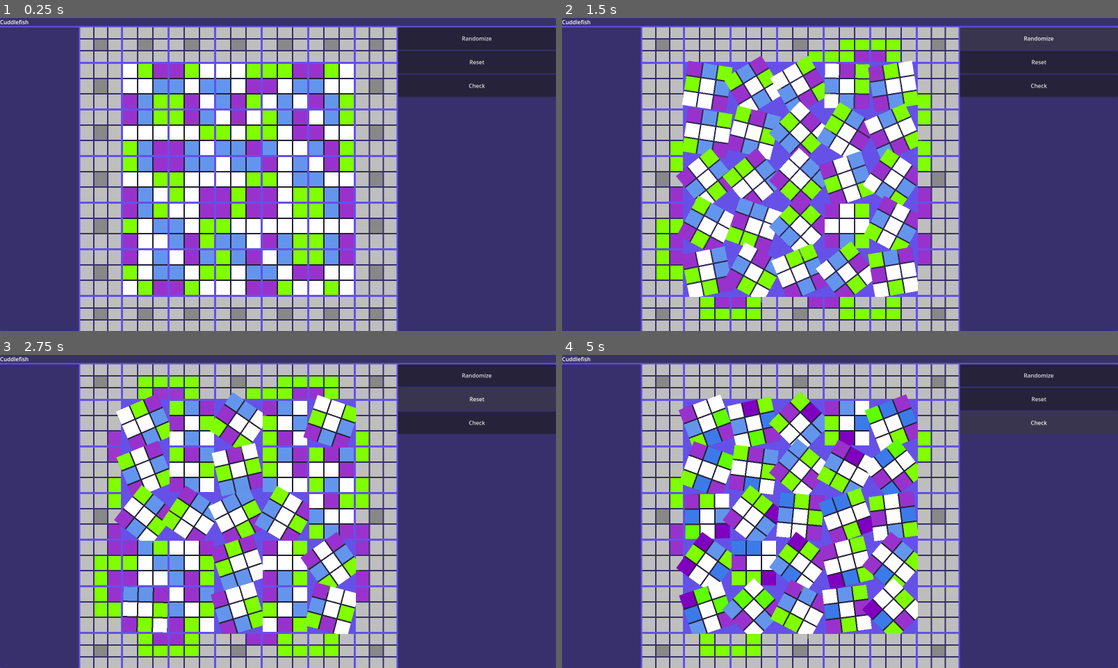
Above: before the commit, frames 1-4 (two rows, left to right).
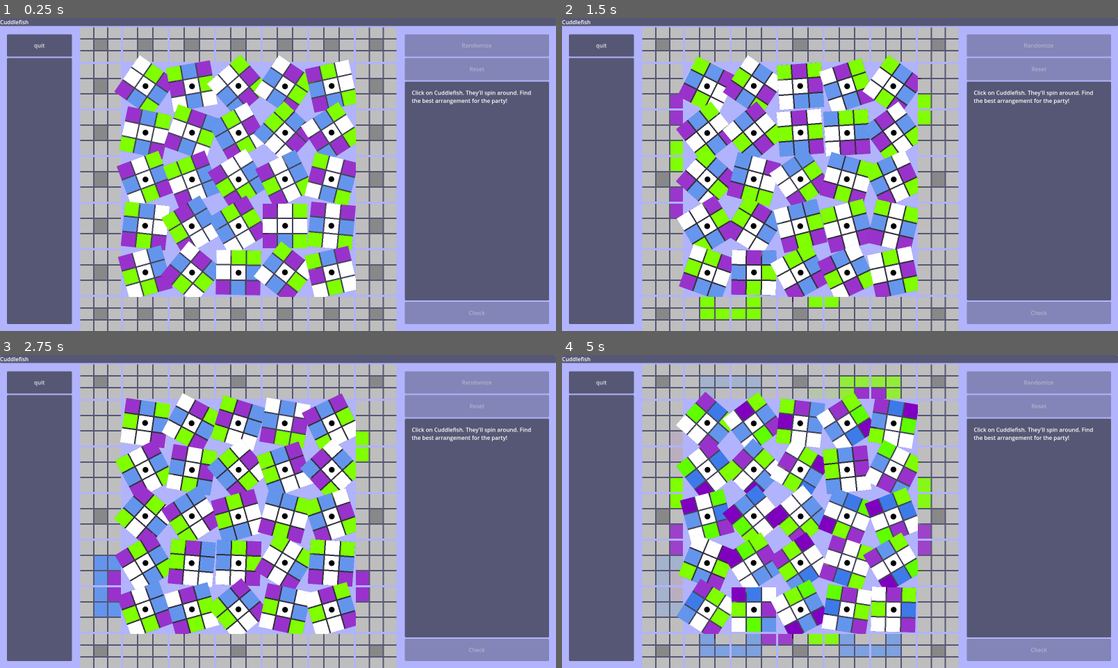
Above: after the commit, the same moments.

Repository: dtersegno/cuddlefish
Game: Godot game, scene res://CuddlefishGame.tscn
Two runs of this game, one before a commit and one after it. Both use one fixed random seed, a clock stepped at 60 frames per second and the inputs below.
Inputs (mouse positions are in pixels of both pictures, inside the frame that each line leads up to):
- Up to frame 1 (0.25 s): no input
- Up to frame 2 (1.5 s): click (706, 86) at 0.52 s; click (1040, 39) at 1.25 s, where only the run before the commit has a clickable "Randomize"
- Up to frame 3 (2.75 s): click (478, 398) at 2 s, where only the run before the commit has a clickable "Reset"
- Up to frame 4 (5 s): click (1040, 423) at 2.75 s, where only the run before the commit has a clickable "Check"; tap Enter (ui_accept) at 3.5, 4.35, 4.52, 4.82 s; hold Up (ui_up) 3.53-4.28 s; hold Enter (ui_accept) 3.53-4.28 s; hold Down (ui_down) from 4.28 s (still down)

The runs differ from the first frame. In frame 1, 73% of the frame differs, in the area x 0-100%, y 0-100%; in frame 2, 78%; in frame 3, 79%; in frame 4, 80%.

Commit message:
win detection

Diff:
--- /dev/null
+++ b/cuddlefish-gd/20pxPanelStyle.tres
@@ -0,0 +1,7 @@
+[gd_resource type="StyleBoxEmpty" format=3 uid="uid://d1wxsbjir1u1"]
+
+[resource]
+content_margin_left = 20.0
+content_margin_top = 20.0
+content_margin_right = 20.0
+content_margin_bottom = 20.0
--- a/cuddlefish-gd/CuddlefishGame.tscn
+++ b/cuddlefish-gd/CuddlefishGame.tscn
@@ -1,9 +1,10 @@
-[gd_scene load_steps=5 format=3 uid="uid://csro2nic42h36"]
+[gd_scene load_steps=6 format=3 uid="uid://csro2nic42h36"]
 
 [ext_resource type="Script" path="res://grid.gd" id="1_5w3ed"]
 [ext_resource type="Script" path="res://game.gd" id="1_lsvof"]
 [ext_resource type="PackedScene" uid="uid://ddml7s4viwma8" path="res://cuddler.tscn" id="2_3n4av"]
 [ext_resource type="Texture2D" uid="uid://blgbg8uwtudy5" path="res://sprites/cuddlegrid_nos.png" id="3_diwuv"]
+[ext_resource type="StyleBox" uid="uid://d1wxsbjir1u1" path="res://20pxPanelStyle.tres" id="5_2ql6j"]
 
 [node name="Cuddlefish" type="Control"]
 layout_mode = 3
@@ -39,6 +40,28 @@
 layout_mode = 2
 size_flags_horizontal = 3
 size_flags_stretch_ratio = 0.25
+theme_override_styles/panel = ExtResource("5_2ql6j")
+
+[node name="VBoxContainer" type="VBoxContainer" parent="VBoxContainer/HBoxContainer/PanelContainer2"]
+layout_mode = 2
+
+[node name="QuitButton" type="Button" parent="VBoxContainer/HBoxContainer/PanelContainer2/VBoxContainer"]
+custom_minimum_size = Vector2(128, 64)
+layout_mode = 2
+focus_mode = 0
+text = "quit"
+
+[node name="PanelContainer2" type="PanelContainer" parent="VBoxContainer/HBoxContainer/PanelContainer2/VBoxContainer"]
+layout_mode = 2
+size_flags_vertical = 3
+
+[node name="PanelContainer" type="PanelContainer" parent="VBoxContainer/HBoxContainer/PanelContainer2/VBoxContainer/PanelContainer2"]
+layout_mode = 2
+theme_override_styles/panel = ExtResource("5_2ql6j")
+
+[node name="RichTextLabel" type="RichTextLabel" parent="VBoxContainer/HBoxContainer/PanelContainer2/VBoxContainer/PanelContainer2/PanelContainer"]
+layout_mode = 2
+size_flags_vertical = 3
 
 [node name="Grid" type="GridContainer" parent="VBoxContainer/HBoxContainer"]
 layout_mode = 2
@@ -52,6 +75,7 @@
 layout_mode = 2
 
 [node name="CuddlegridNos" type="Sprite2D" parent="VBoxContainer/HBoxContainer/Grid"]
+visible = false
 position = Vector2(441, 431.5)
 scale = Vector2(1.1225, 1.09625)
 texture = ExtResource("3_diwuv")
@@ -60,6 +84,7 @@
 layout_mode = 2
 size_flags_horizontal = 3
 size_flags_stretch_ratio = 0.5
+theme_override_styles/panel = ExtResource("5_2ql6j")
 
 [node name="VBoxContainer2" type="VBoxContainer" parent="VBoxContainer/HBoxContainer/PanelContainer"]
 layout_mode = 2
@@ -75,6 +100,19 @@
 layout_mode = 2
 focus_mode = 0
 text = "Reset"
+
+[node name="PanelContainer" type="PanelContainer" parent="VBoxContainer/HBoxContainer/PanelContainer/VBoxContainer2"]
+layout_mode = 2
+size_flags_vertical = 3
+
+[node name="PanelContainer" type="PanelContainer" parent="VBoxContainer/HBoxContainer/PanelContainer/VBoxContainer2/PanelContainer"]
+layout_mode = 2
+theme_override_styles/panel = ExtResource("5_2ql6j")
+
+[node name="RichTextLabel" type="RichTextLabel" parent="VBoxContainer/HBoxContainer/PanelContainer/VBoxContainer2/PanelContainer/PanelContainer"]
+layout_mode = 2
+size_flags_vertical = 3
+text = "Click on Cuddlefish. They'll spin around. Find the best arrangement for the party!"
 
 [node name="Check" type="Button" parent="VBoxContainer/HBoxContainer/PanelContainer/VBoxContainer2"]
 custom_minimum_size = Vector2(128, 64)
@@ -133,3 +171,14 @@
 [node name="EE D" type="Button" parent="VBoxContainer/HBoxContainer/PanelContainer/VBoxContainer"]
 layout_mode = 2
 text = "EE D"
+
+[node name="WinScreen" type="PanelContainer" parent="."]
+layout_mode = 1
+anchors_preset = 15
+anchor_right = 1.0
+anchor_bottom = 1.0
+grow_horizontal = 2
+grow_vertical = 2
+
+[node name="RichTextLabel" type="RichTextLabel" parent="WinScreen"]
+layout_mode = 2
--- a/cuddlefish-gd/cuddler2-0.gd
+++ b/cuddlefish-gd/cuddler2-0.gd
@@ -9,6 +9,12 @@
 @onready var DL = $GridContainer/DL
 @onready var D = $GridContainer/D
 @onready var DR = $GridContainer/DR
+
+
+#sprite
+@onready var pupil = $GridContainer/C/Pupil
+var pupil_center = Vector2(20,20)
+var looking = false
 
 
 # Direction enum to describe which direction the cuddler is pointing.
@@ -40,7 +46,7 @@
 @onready var button = $Button
 @onready var spin_sound = $Sound/Spin
 signal done_single_spinning
-signal button_clicked
+#signal button_clicked
 
 #preloaded scene for copying self.
 #will be unused in final game --- cuddler 2 will itself rotate rather
@@ -113,8 +119,8 @@
 	return color_to_index[color]
 
 func _on_button_pressed() -> void:
+	await rotate_90()
 	self.emit_signal("button_clicked")
-	await rotate_90()
 	self.emit_signal('done_single_spinning')
 
 # prevents pushing the button
@@ -188,7 +194,12 @@
 
 # Called every frame. 'delta' is the elapsed time since the previous frame.
 func _process(_delta: float) -> void:
-	update_center_text()
+	#update_center_text()
+	if randf() < 0.0001 and not looking:
+		var look_distance = randi()%24
+		var look_time = 0.25*randf()+0.1
+		var wait_time = 5*randf()+1
+		self.animate_pupil(look_distance, look_time, wait_time)
 	pass
 
 func update_center_text():
@@ -260,3 +271,14 @@
 	#may no longer represent the color --- since it may have changed
 	#due to a rotation.
 	return null
+
+func animate_pupil(distance = 16, move_time = 0.2, wait_time = 5):
+	looking = true
+	var zero_location = pupil.position
+	var look_direction = distance*Vector2(1,0).rotated(2*PI/(1+abs(randi())%8))
+	var move_tween = create_tween()
+	move_tween.tween_property(pupil, "position", zero_location + look_direction, move_time).set_ease(Tween.EASE_OUT).set_trans(Tween.TRANS_QUART)
+	move_tween.tween_property(pupil, "position", zero_location+ look_direction, wait_time).set_ease(Tween.EASE_OUT).set_trans(Tween.TRANS_QUART)
+	move_tween.tween_property(pupil, "position", zero_location, move_time).set_ease(Tween.EASE_OUT).set_trans(Tween.TRANS_QUART)
+	await move_tween.finished
+	looking = false
--- a/cuddlefish-gd/cuddler2-0.tscn
+++ b/cuddlefish-gd/cuddler2-0.tscn
@@ -1,8 +1,9 @@
-[gd_scene load_steps=4 format=3 uid="uid://1frm5pb10c1b"]
+[gd_scene load_steps=5 format=3 uid="uid://1frm5pb10c1b"]
 
 [ext_resource type="Script" path="res://cuddler2-0.gd" id="1_e0lkw"]
 [ext_resource type="AudioStream" uid="uid://dl08rvey0ptbq" path="res://sounds/bonk.mp3" id="2_sw8uo"]
 [ext_resource type="Texture2D" uid="uid://oy0j7qxjxwdu" path="res://sprites/pipes.png" id="3_dxwst"]
+[ext_resource type="Texture2D" uid="uid://bjox8ax3ugvry" path="res://sprites/pupil.png" id="4_i8vlu"]
 
 [node name="Cuddler" type="PanelContainer"]
 custom_minimum_size = Vector2(128, 128)
@@ -73,6 +74,10 @@
 grow_vertical = 2
 text = "-->"
 
+[node name="Pupil" type="Sprite2D" parent="GridContainer/C"]
+position = Vector2(20, 20)
+texture = ExtResource("4_i8vlu")
+
 [node name="R" type="ColorRect" parent="GridContainer"]
 layout_mode = 2
 size_flags_horizontal = 3
--- a/cuddlefish-gd/game.gd
+++ b/cuddlefish-gd/game.gd
@@ -8,15 +8,25 @@
 @onready var reset_button = $VBoxContainer/HBoxContainer/PanelContainer/VBoxContainer2/Reset
 #check button performs a solution check
 @onready var check_button = $VBoxContainer/HBoxContainer/PanelContainer/VBoxContainer2/Check
+# quitter
+@onready var quit_button = $VBoxContainer/HBoxContainer/PanelContainer2/VBoxContainer/QuitButton
+
+@onready var win_screen = $WinScreen
 
 # Called when the node enters the scene tree for the first time.
 func _ready() -> void:
+	win_screen.hide()
 	make_connections()
+	random_spin_all_cuddlers(5)
+	grid.winstate.connect(win)
 
 func handle_input():
 	if Input.is_action_pressed("ui_accept"):
 		check_button.button_pressed = true
+	if Input.is_action_just_released("ui_accept"):
+		check_button.toggle_mode = false
 	if Input.is_action_just_pressed("ui_accept"):
+		check_button.toggle_mode = true
 		grid.perform_cuddler_comparison()
 	if Input.is_action_just_pressed("ui_down"):
 		self.random_spin_all_cuddlers()
@@ -30,25 +40,47 @@
 	randomize_button.pressed.connect(random_spin_all_cuddlers)
 	reset_button.pressed.connect(reset_all_cuddlers)
 	check_button.pressed.connect(check_win)
+	quit_button.pressed.connect(get_tree().quit)
 
 #doesn't actually perform the comparisons, but relies on DIRECTION.RIGHT for all
 #cuddlers when they are properly arranged.
 func check_win():
-	grid.perform_cuddler_comparison()
+	if grid.check_cuddler_directions():
+		win()
 
-func random_spin_all_cuddlers() -> void:
+func win():
+	win_screen.show()
+
+func random_spin_all_cuddlers(extra_spins = 0) -> void:
+	randomize_button.disabled = true
+	reset_button.disabled = true
+	check_button.disabled = true
 	var tree = get_tree()
 	tree.call_group('cuddlers','random_spin')
 	await get_tree().create_timer(1).timeout
+	if extra_spins > 0:
+		random_spin_all_cuddlers(extra_spins - 1)
+	else:
+		randomize_button.disabled = false
+		reset_button.disabled = false
+		check_button.disabled = false
+
 	grid.perform_cuddler_comparison()
 
 func reset_all_cuddlers():
 	print("Resetting cuddlers")
 	var tree = get_tree()
+	randomize_button.disabled = true
+	reset_button.disabled = true
+	check_button.disabled = true
 	tree.call_group('cuddlers','turn_to_direction')
 	await get_tree().create_timer(1).timeout
 	grid.perform_cuddler_comparison()
 
+	randomize_button.disabled = false
+	reset_button.disabled = false
+	check_button.disabled = false
+
 # Called every frame. 'delta' is the elapsed time since the previous frame.
 func _process(delta: float) -> void:
 	handle_input()
--- a/cuddlefish-gd/grid.gd
+++ b/cuddlefish-gd/grid.gd
@@ -16,6 +16,8 @@
 #visual reference for cuddlegrid
 @onready var cuddlegrid_sprite = $CuddlegridNos
 
+
+signal winstate
 ###############################################################################
 #### Constants and solution ####
 ################################
@@ -589,7 +591,7 @@
 		self.add_child(new_cuddler)
 		new_cuddler.add_to_group('cuddlers')
 		cuddlers.append(new_cuddler)
-		new_cuddler.button_clicked.connect(self.perform_cuddler_comparison)
+		#new_cuddler.button_clicked.connect(self.perform_cuddler_comparison)
 
 #create all the cuddlefish along with edge blocks for a 7x7 grid.
 func create_cuddlerows(rows:int, cols:int):
@@ -655,10 +657,7 @@
 	var all_right = true
 	for cuddler in cuddlers:
 		all_right = all_right and (0 == cuddler.direction)
-	if all_right:
-		print("that's the solution!")
-	else:
-		print("not correct")
+	return all_right
 
 
 
@@ -735,6 +734,9 @@
 							for edge_square in edge_painting[comparison][1]:
 								edge_b.tween_square_color(edge_square, this_color)
 
+	if check_cuddler_directions():
+		emit_signal("winstate")
+
 # a single comparison between two cuddlers
 func cuddle_compare(cuddler1, cuddler2, comparison) -> bool:
 	var square_indices = comparisons[comparison]
--- a/cuddlefish-gd/project.godot
+++ b/cuddlefish-gd/project.godot
@@ -25,4 +25,4 @@
 [rendering]
 
 renderer/rendering_method="mobile"
-environment/defaults/default_clear_color=Color(0.395427, 0.318641, 0.909519, 1)
+environment/defaults/default_clear_color=Color(0.693182, 0.702359, 0.985997, 1)
Binary file added: cuddlefish-gd/sprites/bigpupil.png
Not shown, added: cuddlefish-gd/sprites/bigpupil.png.import
Binary file added: cuddlefish-gd/sprites/eye.png
Not shown, added: cuddlefish-gd/sprites/eye.png.import
Binary file added: cuddlefish-gd/sprites/pupil.png
Not shown, added: cuddlefish-gd/sprites/pupil.png.import
Not shown, added: art/.DS_Store
Not shown, added: art/eye/bigpupil.png
Not shown, added: art/eye/eye.png
Not shown, added: art/eye/eye.xcf
Not shown, added: art/eye/pupil.png
